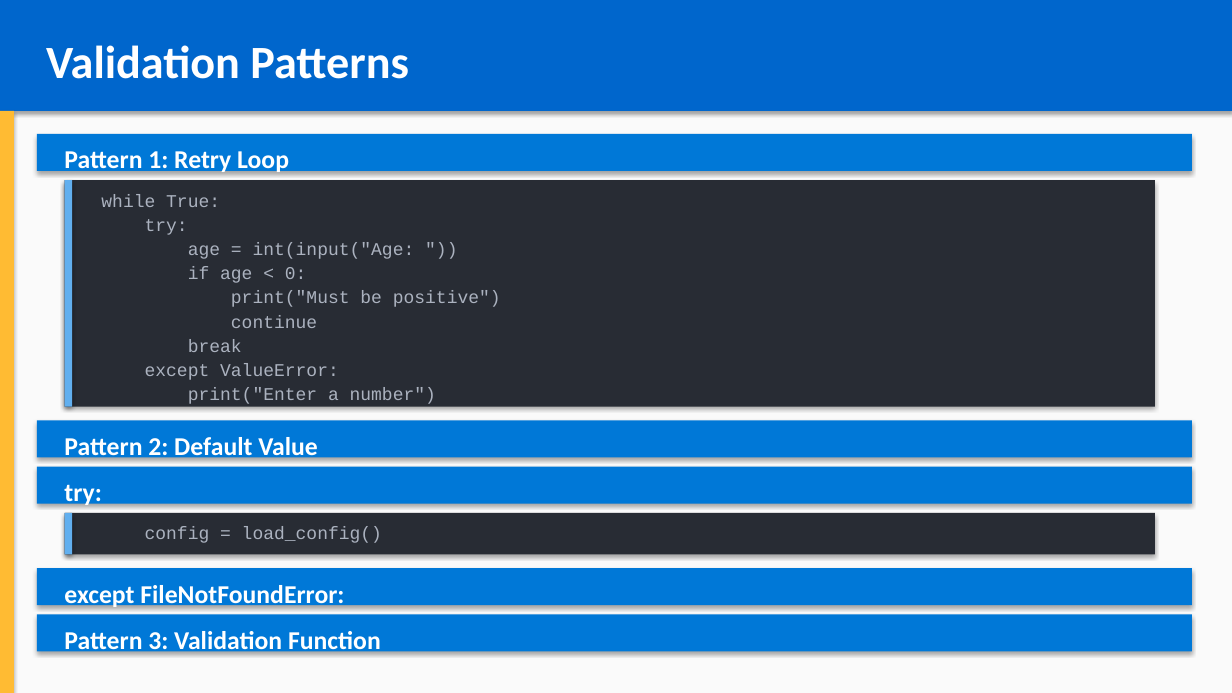
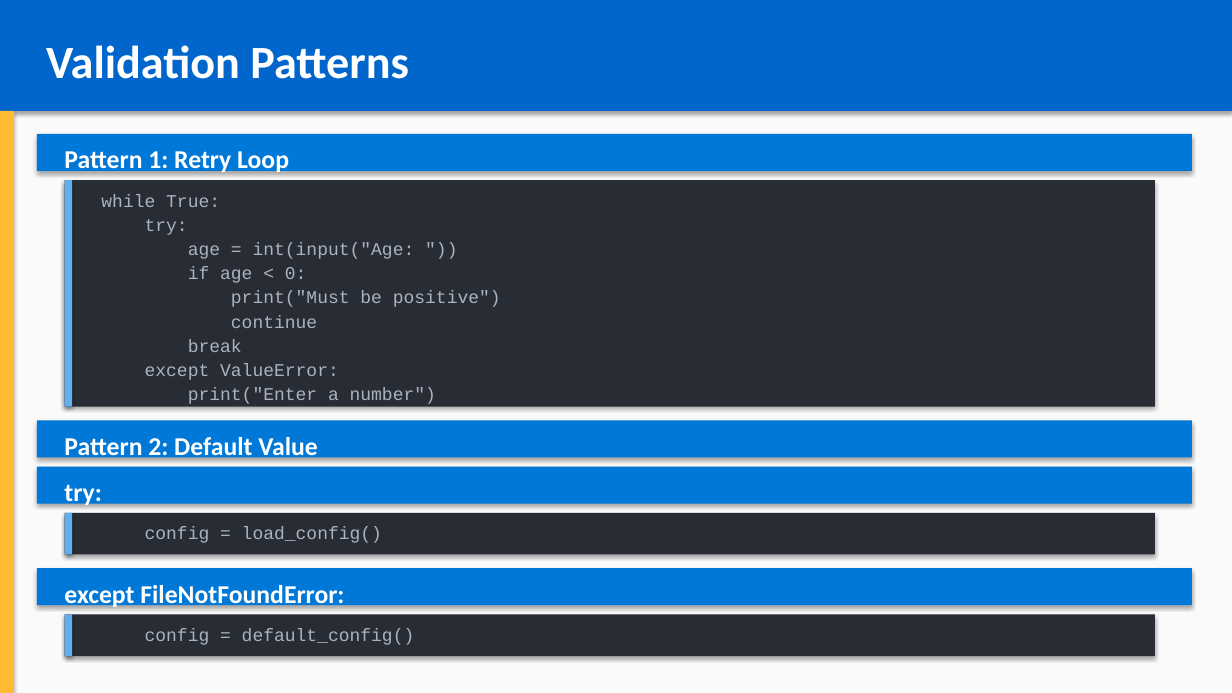
Before and after one commit to YouROS12/courses, a slide deck: slide 15 of python_course/chapter_10_error_handling/error_handling.pptx (slide 9 before the commit). Drawn at 1232x693 pixels with LibreOffice and Linux fonts; fonts in the diff are those of the drawing. Boxes give left, top, right and bottom in pixels: in the first picture for what was removed or moved away, otherwise in the second. Text is boxed around its words. In the diff, an @@ line names an element or a change of style, - is before the commit and + after.

```diff
--- a/python_course/chapter_10_error_handling/error_handling.pptx
+++ b/python_course/chapter_10_error_handling/error_handling.pptx
@@ rectangle: place and size @@
-rectangle at (37,615,1192,652)
+rectangle at (65,615,1155,656)
@@ rectangle at (65,615,1155,656): fill #0078D7 to #282C34 @@
@@ rectangle added at (65,615,72,656), fill #61AFEF @@
@@ text added at (145,629,415,645), 14 pt, text #ABB2BF @@
+config = default_config()
@@ text removed at (64,631,381,655) @@
-Pattern 3: Validation Function
```
Also in this commit, not shown: 10 other slides changed, 10 slides added, 1 slide removed, 10 other files.
